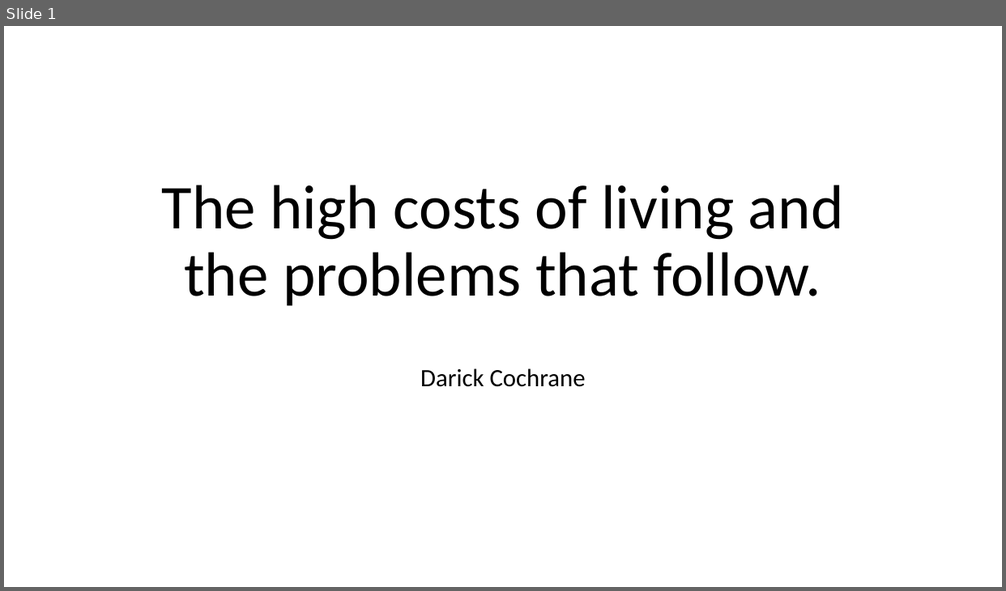
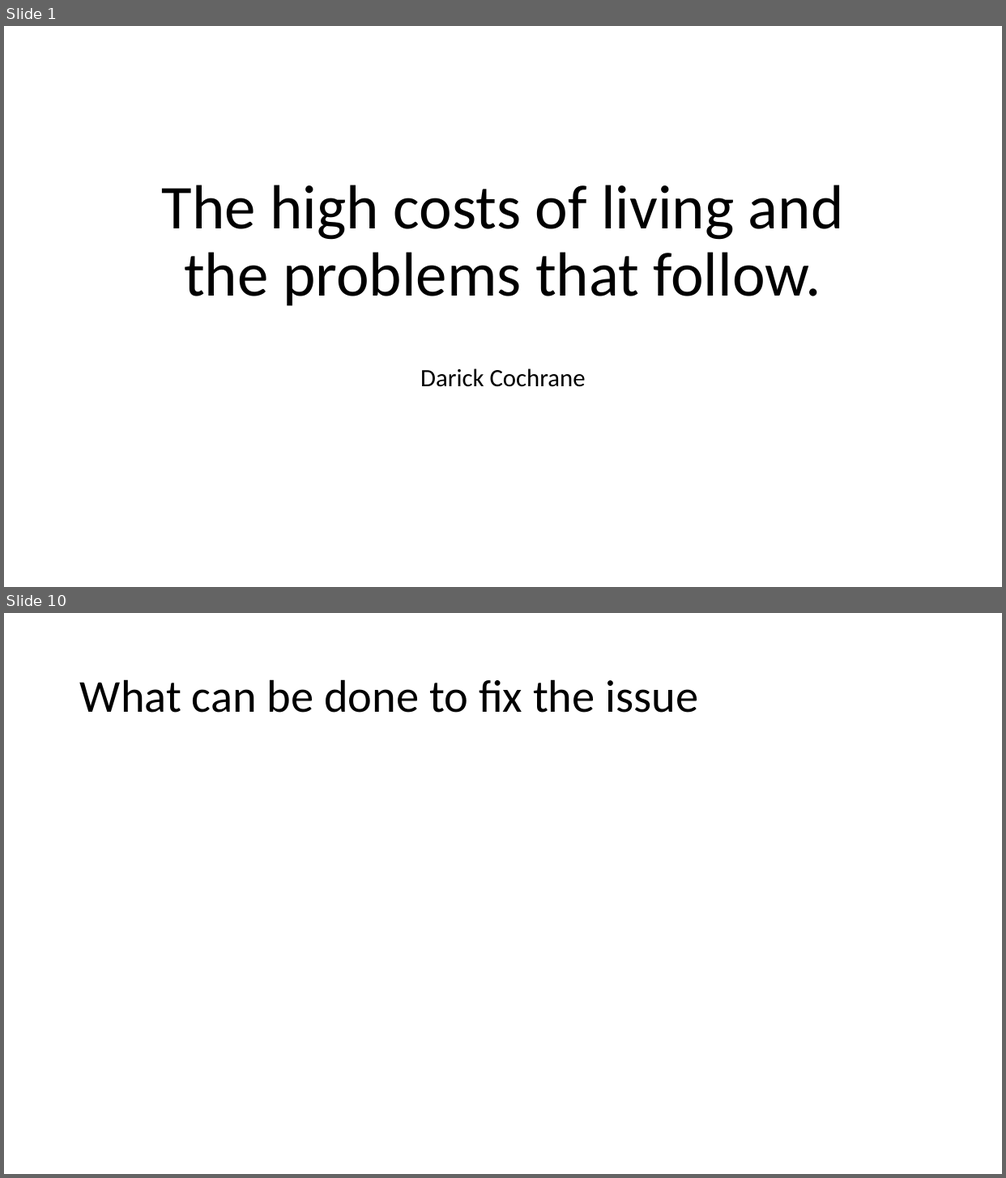
Before and after one commit to Sk1ttlelol/English-2010, a slide deck: costs of living A1.pptx. Shown one above the other, each under a label of ours: slide 1 before the commit, slides 1 and 10 after it; the slides between them are not shown. The pictures are 1006x591 and 1006x1178 pixels, drawn with LibreOffice and Linux fonts; fonts in the diff are those of the drawing. Boxes give left, top, right and bottom in pixels: in the first picture for what was removed or moved away, otherwise in the second. Text is boxed around its words. In the diff, an @@ line names an element or a change of style, - is before the commit and + after.

```diff
--- a/costs of living A1.pptx
+++ b/costs of living A1.pptx
@@ slide 10 added at (4, 613, 1002, 1174), background #FFFFFF @@
@@ title added at (80, 679, 698, 713), 44 pt, text #000000 @@
+What can be done to fix the issue
```
Also in this commit, not shown: 8 other slides added, 1 other file.
